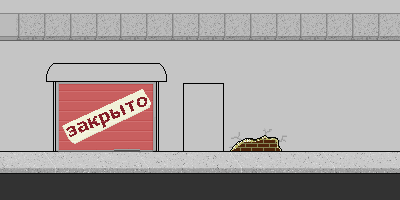
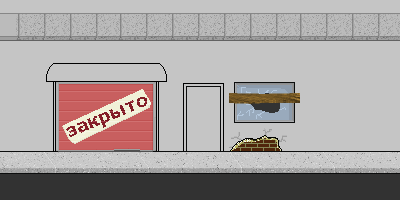
The second 400×200 image is a revision of the first. Changes to its layers:
painted on "New Layer" over <box>229,93,300,104</box>
painted on "Background" over <box>186,82,295,151</box>
